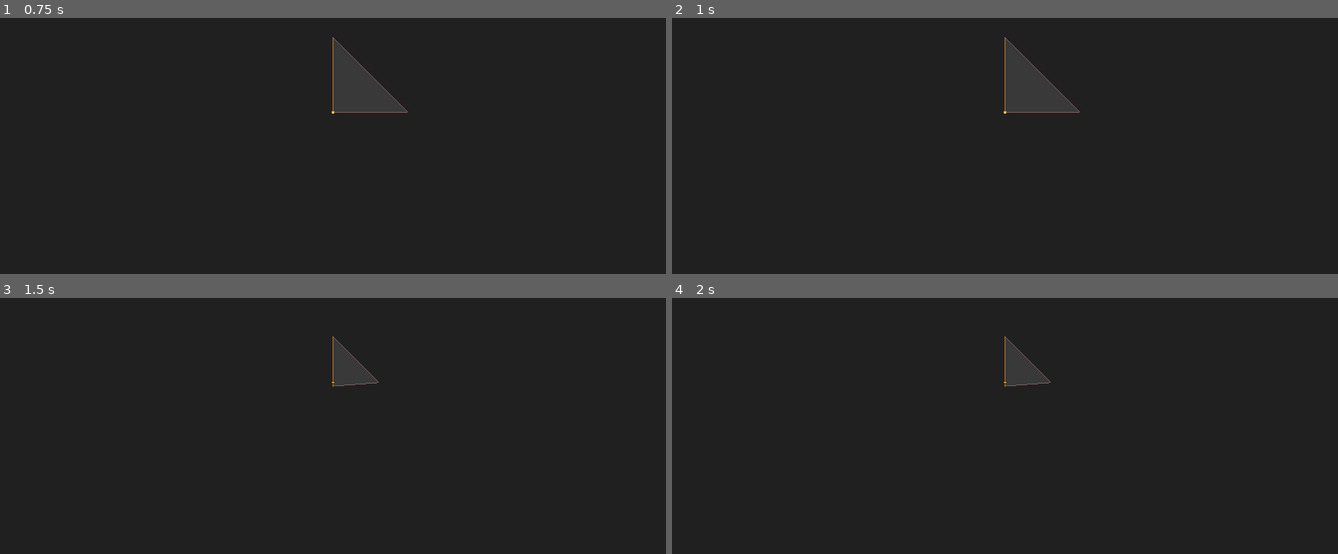
Above: before the commit, frames 1-4 (two rows, left to right).
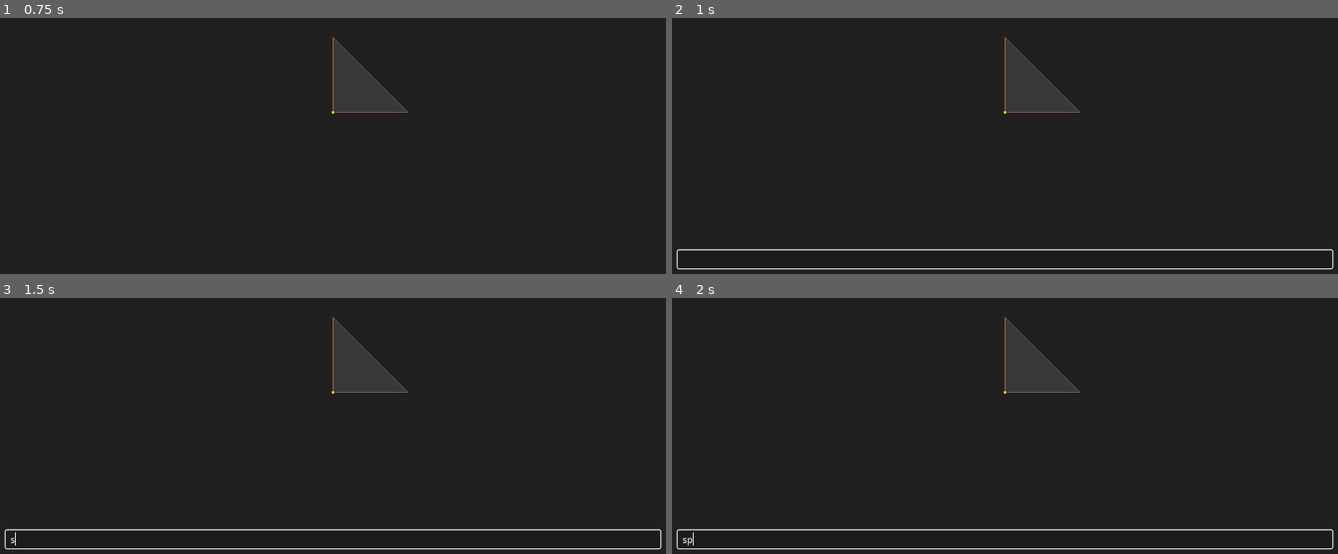
Above: after the commit, the same moments.

Repository: Y-o-p/gizmo
Game: Godot game, scene res://scenes/main.tscn
The game is run twice, just before and just after one commit, with the same random seed, the same clock (stepped at 60 frames per second) and the same inputs.
Inputs (mouse positions are in pixels of both pictures, inside the frame that each line leads up to):
- Up to frame 1 (0.75 s): tap Enter at 0.5 s; move the mouse to (479, 69) at 0.52 s; hold M (macro, bound only after the commit) from 0.53 s (still down); click (479, 69) at 0.67 s
- Up to frame 2 (1 s): keep holding M (macro, bound only after the commit); tap S (macro, bound only before the commit) at 0.8 s
- Up to frame 3 (1.5 s): tap Space (swap_projection) at 1.25 s; move the mouse to (199, 385) at 1.27 s; release M (macro, bound only after the commit) at 1.28 s; tap S (macro, bound only before the commit) at 1.35 s; click (199, 385) at 1.42 s
- Up to frame 4 (2 s): tap P (pop_command_stack) at 1.55 s

Frame 1 is identical in both runs. In frame 2, 1.3% of the frame differs, in the area x 0-100%, y 90-99%; in frame 3, 2.4%; in frame 4, 2.4%, in the area x 0-100%, y 7-99%.

Commit message:
[#11] Literally macros.

Diff:
--- a/gizmo/project.godot
+++ b/gizmo/project.godot
@@ -93,7 +93,7 @@
 "events": [Object(InputEventKey,"resource_local_to_scene":false,"resource_name":"","device":-1,"window_id":0,"alt_press …(192 unchanged characters)…
 ]
 }
-macro={
+run_macro={
 "deadzone": 0.2,
 "events": [Object(InputEventKey,"resource_local_to_scene":false,"resource_name":"","device":-1,"window_id":0,"alt_press …(192 unchanged characters)…
 ]
@@ -103,9 +103,19 @@
 "events": [Object(InputEventKey,"resource_local_to_scene":false,"resource_name":"","device":-1,"window_id":0,"alt_press …(192 unchanged characters)…
 ]
 }
+macro={
+"deadzone": 0.2,
+"events": [Object(InputEventKey,"resource_local_to_scene":false,"resource_name":"","device":-1,"window_id":0,"alt_pressed":false,"shift_pressed":false,"ctrl_pressed":false,"meta_pressed":false,"pressed":false,"keycode":77,"physical_keycode":0,"key_label":0,"unicode":109,"location":0,"echo":false,"script":null)
+]
+}
 save={
 "deadzone": 0.2,
 "events": [Object(InputEventKey,"resource_local_to_scene":false,"resource_name":"","device":-1,"window_id":0,"alt_press …(191 unchanged characters)…
+]
+}
+save_macros={
+"deadzone": 0.2,
+"events": [Object(InputEventKey,"resource_local_to_scene":false,"resource_name":"","device":-1,"window_id":0,"alt_pressed":false,"shift_pressed":true,"ctrl_pressed":true,"meta_pressed":false,"pressed":false,"keycode":0,"physical_keycode":83,"key_label":0,"unicode":83,"location":0,"echo":false,"script":null)
 ]
 }
 export={
--- a/gizmo/resources/command_stack.gd
+++ b/gizmo/resources/command_stack.gd
@@ -2,6 +2,7 @@
 class_name CommandStack
 
 @export var commands: PackedStringArray
+@export var macros: Dictionary
 
 enum ParseError {
 	NO_TOKENS,
--- /dev/null
+++ b/gizmo/resources/macro.gd
@@ -0,0 +1,5 @@
+extends Resource
+class_name Macro
+
+@export var macro_name: String
+@export var commands: PackedStringArray
--- a/gizmo/scripts/command.gd
+++ b/gizmo/scripts/command.gd
@@ -8,8 +8,19 @@
 @export var selection: Selection
 
 var stack: CommandStack = preload("res://resources/cube.tres")
+var macro_recording = null
 
 @onready var KEY_TO_COMMAND: Dictionary = _get_event_to_command_dict()
+
+
+func run_command_strings(commands: PackedStringArray):
+	for command_str in commands:
+		var command = stack.string_to_command(command_str)
+		if command is Callable:
+			command.call(self)
+		else:
+			print("Error: ", command)
+
 
 func load_command_stack(command_stack: CommandStack):
 	selection.face = 0
@@ -18,12 +29,8 @@
 	selection.mode = Selection.Mode.FACE
 	selection.model.build_initial_model()
 	stack = command_stack
-	for command_str in stack.commands:
-		var command = stack.string_to_command(command_str)
-		if command is Callable:
-			command.call(self)
-		else:
-			print("Error: ", command)
+	run_command_strings(stack.commands)
+
 
 func export_model_as_gltf():
 	var gltf_document_save := GLTFDocument.new()
@@ -32,21 +39,27 @@
 	var path = "user://gizmo_%d.gltf" % int(Time.get_unix_time_from_system())
 	gltf_document_save.write_to_filesystem(gltf_state_save, path)
 
+
 ################################################################################
 # Command functions
 ################################################################################
 
+
 func face_mode():
 	selection.mode = Selection.Mode.FACE
 
+
 func edge_mode():
 	selection.mode = Selection.Mode.EDGE
 
+
 func vertex_mode():
 	selection.mode = Selection.Mode.VERTEX
 
+
 func move_selection():
 	selection.move_selection()
+
 
 func translate():
 	return func(parameters: String):
@@ -59,6 +72,7 @@
 
 		_translate(Vector3(tokens[0].to_float(), tokens[1].to_float(), tokens[2].to_float()))
 
+
 func split():
 	return func(parameters: String):
 		if not parameters.is_valid_float():
@@ -67,7 +81,17 @@
 		_split(parameters.to_float())
 
 
+
+func run_macro():
+	return func(macro_name: String):
+		if not macro_name in stack.macros.keys():
+			return
+
+		run_command_strings(stack.macros[macro_name])
+
+
 ################################################################################
+
 
 func _split(amount: float):
 	if amount < 0.0 or amount > 1.0:
@@ -142,6 +166,7 @@
 
 	selection.model.rebuild_surface_from_tool()
 	selection._emit_face_vertices()
+
 
 func pop():
 	stack.commands.remove_at(stack.commands.size() - 1)
@@ -161,7 +186,14 @@
 	dialog.current_dir = ProjectSettings.globalize_path("user://")
 	dialog.add_filter("*.tres, *.res", "Resource")
 	var on_selected = func(file):
-		load_command_stack(load(file))
+		var command_stack_or_macro = load(file)
+		if command_stack_or_macro is CommandStack:
+			load_command_stack(command_stack_or_macro)
+		elif command_stack_or_macro is Macro:
+			stack.macros[command_stack_or_macro.macro_name] = command_stack_or_macro.commands
+		else:
+			return
+
 		commands_refreshed.emit(stack.commands)
 
 	dialog.file_selected.connect(on_selected)
@@ -180,25 +212,42 @@
 
 	return event_to_command
 
+
 func _ready() -> void:
 	User.command = self
 	call_deferred("load_command_stack", stack)
 
+
 func _unhandled_input(event: InputEvent) -> void:
-	if event.is_action_pressed("save"):
+	if event.is_action_pressed("save_macros"):
+		for macro_name in stack.macros:
+			var macro := Macro.new()
+			macro.macro_name = macro_name
+			macro.commands = stack.macros[macro_name]
+			var path = "user://%s.tres" % macro_name
+			ResourceSaver.save(macro, path)
+	elif event.is_action_pressed("save"):
 		var path = "user://gizmo_%d.tres" % int(Time.get_unix_time_from_system())
 		ResourceSaver.save(stack, path)
-		return
 	elif event.is_action_pressed("pop_command_stack"):
 		pop()
-		return
 	elif event.is_action_pressed("export"):
 		export_model_as_gltf()
-		return
 	elif event.is_action_pressed("load"):
 		_load()
-		return
-
+	elif event.is_action_pressed("macro"):
+		if macro_recording is PackedStringArray:
+			started_command.emit(func(macro_name: String):
+				stack.macros[macro_name] = macro_recording
+				macro_recording = null
+			)
+		elif macro_recording == null:
+			macro_recording = PackedStringArray([])
+	else:
+		_command_input(event)
+
+
+func _command_input(event: InputEvent):
 	var input_text = event.as_text()
 	if not KEY_TO_COMMAND.has(input_text):
 		return
@@ -206,6 +255,9 @@
 	var callable: Callable = KEY_TO_COMMAND[input_text]
 	if not Input.is_action_just_pressed(callable.get_method()):
 		return
+
+	# Macro recording
+
 
 	# Either the callable returns a new callable that takes in a string as input
 	# or it's a command that requires no parameters.
@@ -214,12 +266,18 @@
 		started_command.emit(func(parameters: String):
 			maybe_callable.call(parameters)
 			var command_as_string = "%s %s" % [callable.get_method(), parameters]
+			if macro_recording is PackedStringArray:
+				macro_recording.append(command_as_string)
 			command_completed.emit(command_as_string)
 			stack.commands.append(command_as_string)
 		)
 	else:
-		command_completed.emit(callable.get_method())
-		stack.commands.append(callable.get_method())
+		var method_name = callable.get_method()
+		if macro_recording is PackedStringArray:
+			macro_recording.append(method_name)
+		stack.commands.append(method_name)
+		command_completed.emit(method_name)
+
 
 func _wrapping_slice(array: Variant, start: int, end: int):
 	var new_array = []
Not shown, added: gizmo/resources/macro.gd.uid
